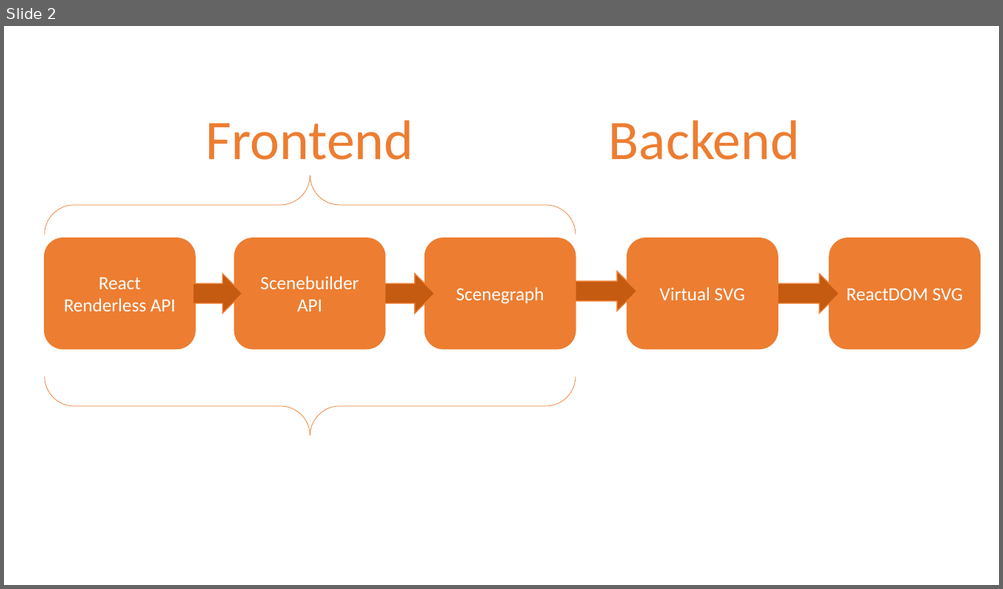
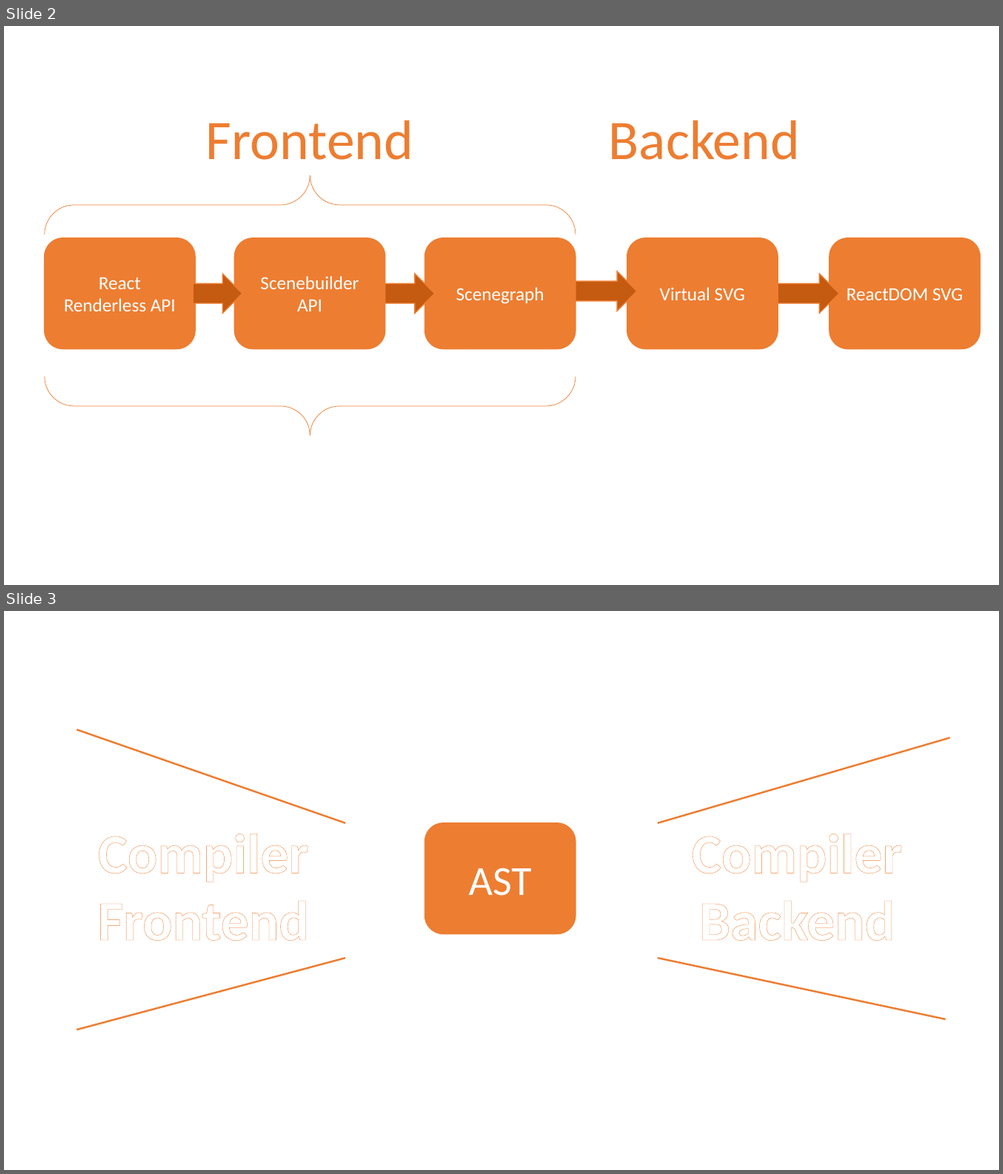
Before and after one commit to darthtrevino/chart-parts-talk-react-conf, a slide deck: assets/lib-backend.pptx. Shown one above the other, each under a label of ours: slide 2 before the commit, slides 2 and 3 after it. The pictures are 1003x589 and 1003x1174 pixels, drawn with LibreOffice and Linux fonts; fonts in the diff are those of the drawing. Boxes give left, top, right and bottom in pixels: in the first picture for what was removed or moved away, otherwise in the second. Text is boxed around its words. In the diff, an @@ line names an element or a change of style, - is before the commit and + after.

```diff
--- a/assets/lib-backend.pptx
+++ b/assets/lib-backend.pptx
@@ slide 3 added at box(4, 611, 999, 1170), background #FFFFFF @@
@@ line added from (77, 729) to (346, 823), #ED7D31 1.75 pt @@
@@ line added from (950, 738) to (657, 823), #ED7D31 1.75 pt @@
@@ rounded rectangle added at box(425, 823, 575, 935), fill #ED7D31, outline #ED7D31 1 pt, 40 pt, text #FFFFFF @@
+AST
@@ text added at box(97, 834, 308, 941), 54 pt, text #FFFFFF, bold @@
+Compiler Frontend
@@ text added at box(691, 834, 902, 941), 54 pt, text #FFFFFF, bold @@
+Compiler Backend
@@ line added from (77, 1031) to (346, 958), #ED7D31 1.75 pt @@
@@ line added from (945, 1020) to (657, 958), #ED7D31 1.75 pt @@
```
Also in this commit, not shown: 1 other slide added, 5 other files.
